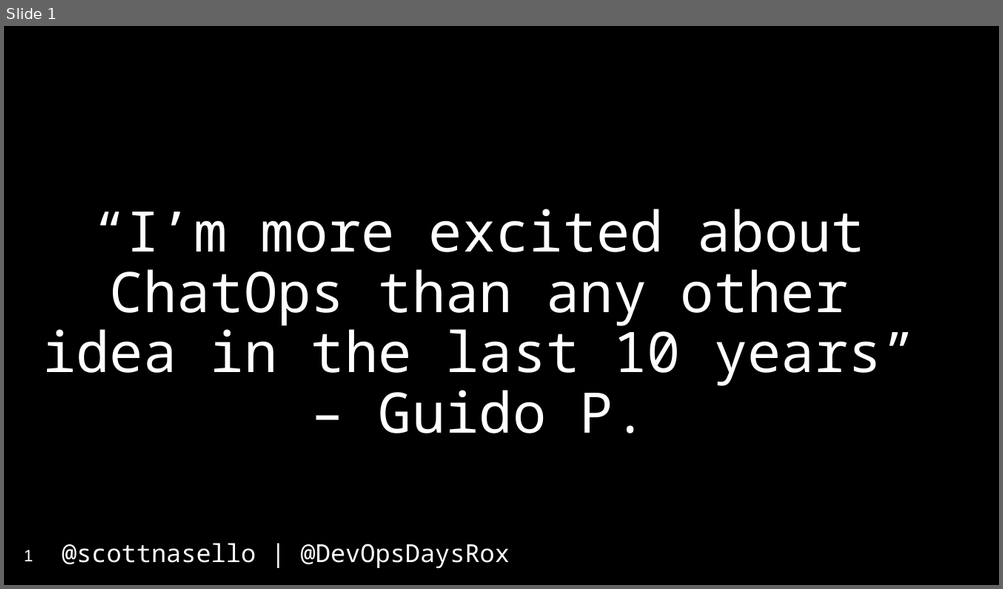
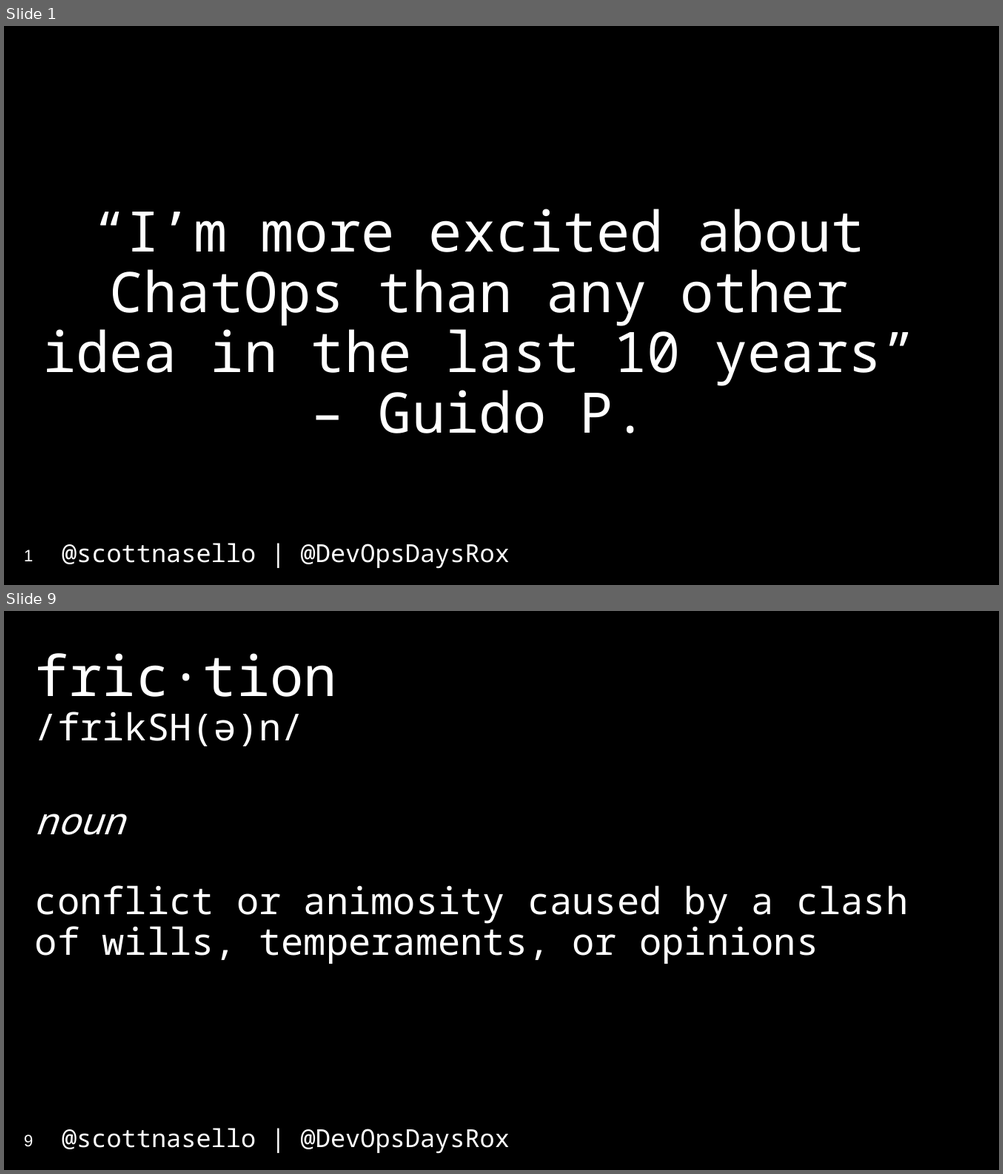
Before and after one commit to scottnasello/talks, a slide deck: 2017-04-10 Denver DevOpsDays/DevOpsDays Denver.pptx. Shown one above the other, each under a label of ours: slide 1 before the commit, slides 1 and 9 after it; the slides between them are not shown. The pictures are 1003x589 and 1003x1174 pixels, drawn with LibreOffice and Linux fonts; fonts in the diff are those of the drawing. Boxes give left, top, right and bottom in pixels: in the first picture for what was removed or moved away, otherwise in the second. Text is boxed around its words. In the diff, an @@ line names an element or a change of style, - is before the commit and + after.

```diff
--- a/2017-04-10 Denver DevOpsDays/DevOpsDays Denver.pptx
+++ b/2017-04-10 Denver DevOpsDays/DevOpsDays Denver.pptx
@@ slide 9 added at (4, 611, 999, 1170), background #000000; not listed: 1 template element that a slide beside it also shows @@
@@ title added at (35, 653, 908, 964), 36 pt, text #FFFFFF @@
+fric·tion
+/frikSH(ə)n/
+noun
+conflict or animosity caused by a clash of wills, temperaments, or opinions
@@ page number added at (24, 1135, 33, 1147), 16 pt, text #FFFFFF @@
+9
```
Also in this commit, not shown: 14 slides changed, 4 other slides added, 5 slides removed.
